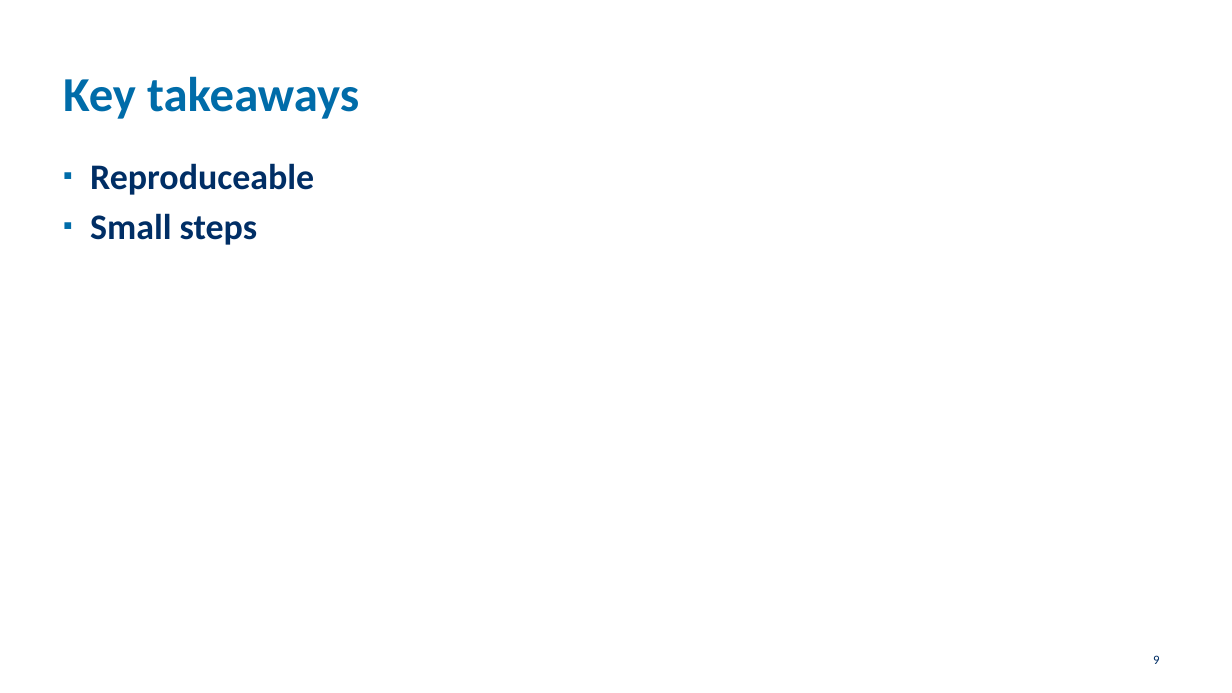
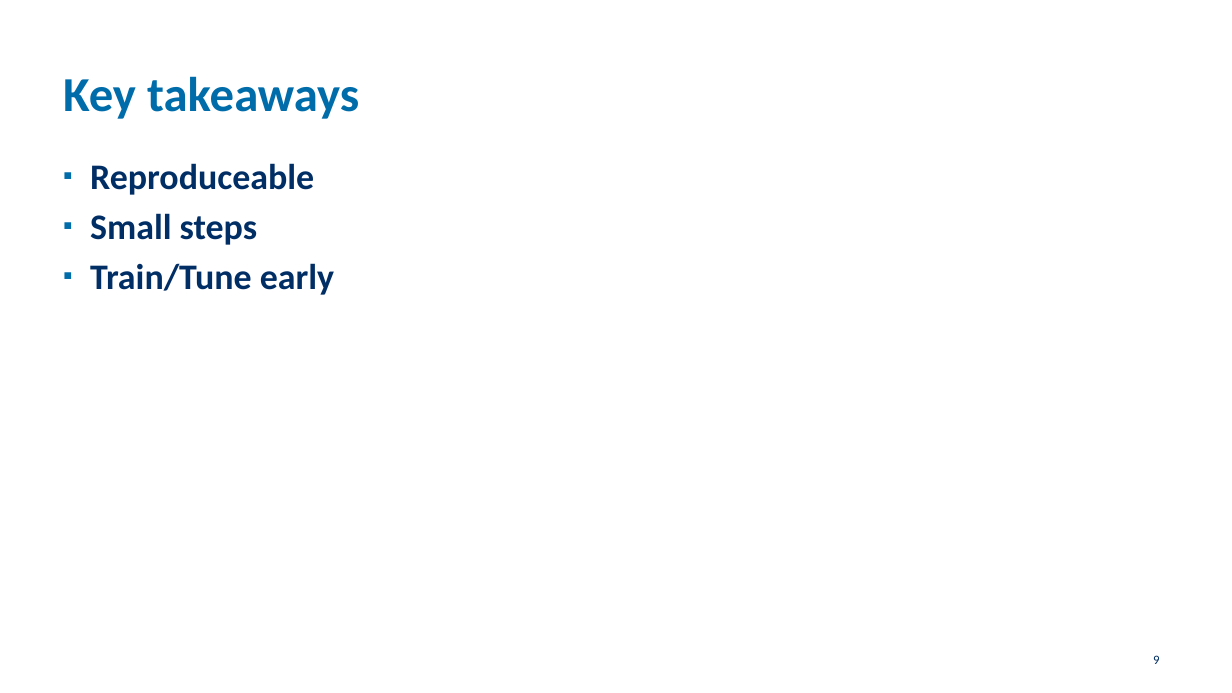
Before and after one commit to JasonLiu1229/master-thesis, a slide deck: slide 9 of docs/presentations/LORE #2.pptx. Drawn at 1232x693 pixels with LibreOffice and Linux fonts; fonts in the diff are those of the drawing; background and template pictures are left out. Boxes give left, top, right and bottom in pixels: in the first picture for what was removed or moved away, otherwise in the second. Text is boxed around its words. In the diff, an @@ line names an element or a change of style, - is before the commit and + after.

```diff
--- a/docs/presentations/LORE #2.pptx
+++ b/docs/presentations/LORE #2.pptx
@@ text at [90, 263, 334, 295]: paragraph added @@
+▪ Train/Tune early
```
Also in this commit, not shown: 1 other slide changed.
